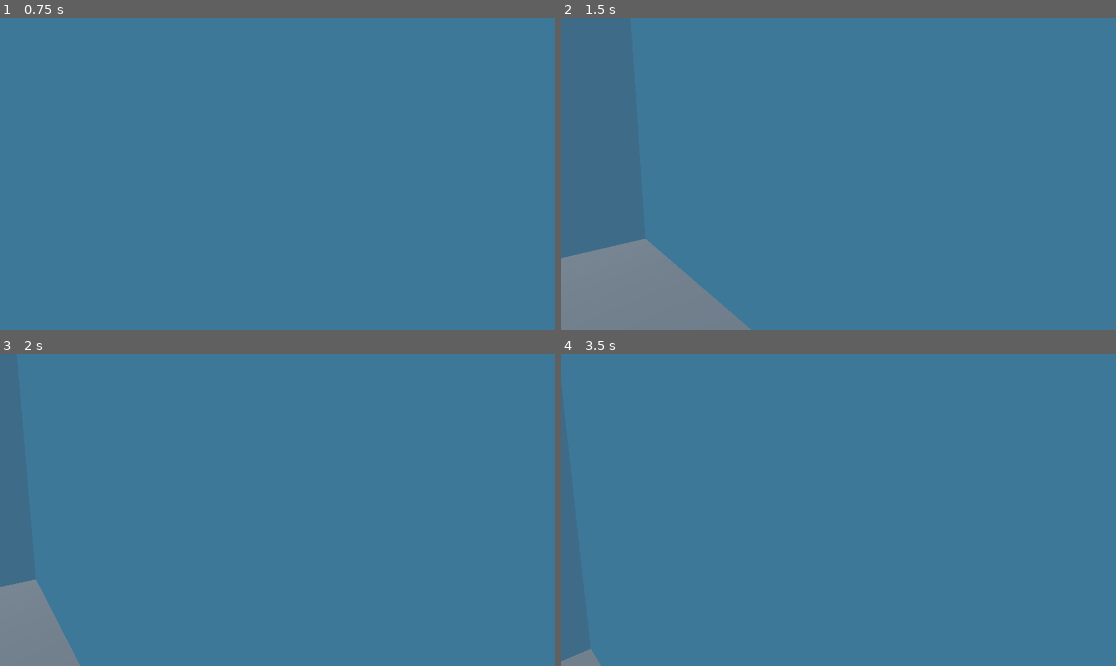
Above: before the commit, frames 1-4 (two rows, left to right).
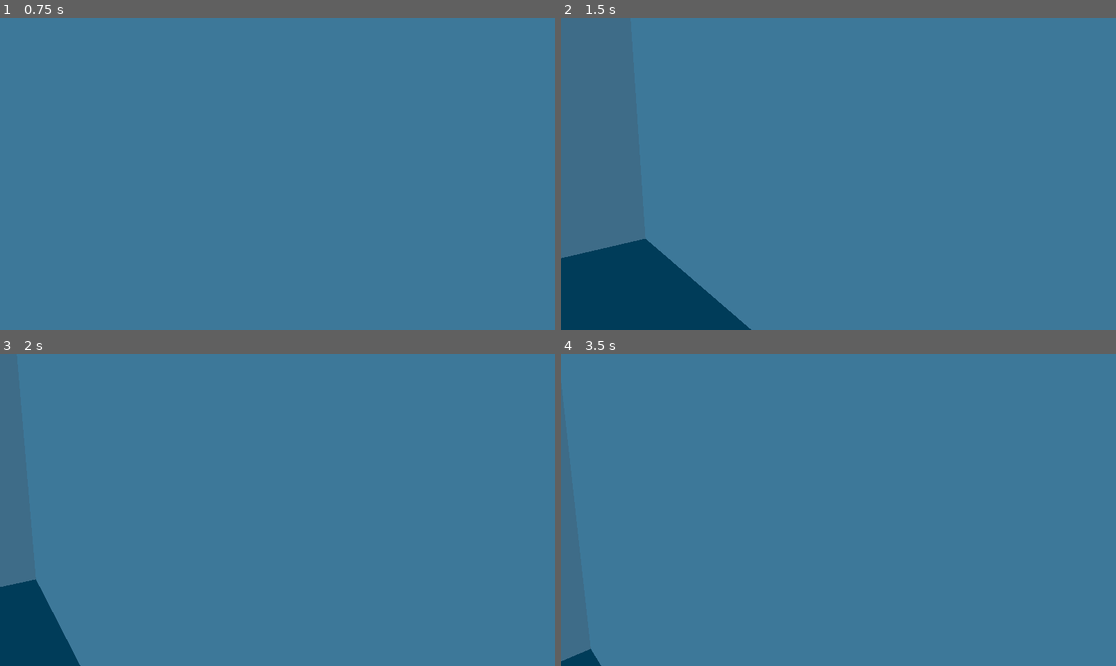
Above: after the commit, the same moments.

Repository: Clovers7/reset
Game: Godot game, scene res://Scenes/main.tscn
The game is run twice, just before and just after one commit, with the same random seed, the same clock (stepped at 60 frames per second) and the same inputs.
Inputs (mouse positions are in pixels of both pictures, inside the frame that each line leads up to):
- Up to frame 1 (0.75 s): tap Enter (ui_accept) at 0.5 s; move the mouse to (399, 158) at 0.52 s; hold D (right) from 0.53 s (still down); click (399, 158) at 0.67 s
- Up to frame 2 (1.5 s): tap Enter (ui_accept) at 0.77, 1.25 s; move the mouse to (810, 174) at 1.27 s; release D (right) at 1.28 s; hold W (up) from 1.28 s (still down)
- Up to frame 3 (2 s): keep holding W (up); tap Enter (ui_accept) at 1.52 s
- Up to frame 4 (3.5 s): keep holding W (up); move the mouse to (849, 503) at 2.02 s; tap Enter (ui_accept) at 2.75, 3.02 s; move the mouse to (832, 516) at 2.77 s

Frame 1 is identical in both runs. In frame 2, 6.8% of the frame differs, in the area x 0-35%, y 70-100%; in frame 3, 2.8%; in frame 4, 0.2%.

Commit message:
Changes and Additions such as roof and light fixes

Diff:
--- a/huht/Scenes/main.tscn
+++ b/huht/Scenes/main.tscn
@@ -20,31 +20,27 @@
 
 [node name="Main" type="Node"]
 
-[node name="Ground_S" parent="." instance=ExtResource("1_nhvby")]
+[node name="Walls ETC" type="Node" parent="."]
 
-[node name="Wall_S" parent="." instance=ExtResource("2_i2bc4")]
+[node name="Ground_S" parent="Walls ETC" instance=ExtResource("1_nhvby")]
+
+[node name="Wall_S" parent="Walls ETC" instance=ExtResource("2_i2bc4")]
 transform = Transform3D(1, 0, 0, 0, 1, 0, 0, 0, 1, -5.03109, 5.93741, 0)
 
-[node name="Wall_S2" parent="." instance=ExtResource("2_i2bc4")]
+[node name="Wall_S2" parent="Walls ETC" instance=ExtResource("2_i2bc4")]
 transform = Transform3D(1, 0, 0, 0, 1, 0, 0, 0, 1, 4.90224, 5.93741, 0)
 
-[node name="Wall_S3" parent="." instance=ExtResource("2_i2bc4")]
+[node name="Wall_S3" parent="Walls ETC" instance=ExtResource("2_i2bc4")]
 transform = Transform3D(-4.37114e-08, 0, 1, 0, 1, 0, -1, 0, -4.37114e-08, 0, 5.937, -5)
 
-[node name="Wall_S_Next" parent="." instance=ExtResource("3_502wr")]
+[node name="Wall_S_Next" parent="Walls ETC" instance=ExtResource("3_502wr")]
 transform = Transform3D(1, 0, 0, 0, 1, 0, 0, 0, 1, -0.0503149, 5.96759, 4.94322)
+
+[node name="Roof" parent="Walls ETC" instance=ExtResource("5_xmst4")]
+transform = Transform3D(1, 0, 0, 0, 1, 0, 0, 0, 1, -0.0616983, 11.923, -0.0192384)
 
 [node name="Player" parent="." instance=ExtResource("4_4nveo")]
 transform = Transform3D(1, 0, 0, 0, 1, 0, 0, 0, 1, 0.12094, 1.43338, -2.78607)
 
-[node name="Roof" parent="." instance=ExtResource("5_xmst4")]
-transform = Transform3D(1, 0, 0, 0, 1, 0, 0, 0, 1, -0.0616983, 11.923, -0.0192384)
-
-[node name="DirectionalLight3D" type="DirectionalLight3D" parent="."]
-transform = Transform3D(1, 0, 0, 0, -0.707107, 0.707107, 0, -0.707107, -0.707107, 0, 19.0437, -3.53447)
-light_energy = 1.646
-directional_shadow_split_1 = 0.191
-directional_shadow_max_distance = 143.9
-
 [node name="WorldEnvironment" type="WorldEnvironment" parent="."]
 environment = SubResource("Environment_j8ngf")
--- a/huht/Scenes/roof.tscn
+++ b/huht/Scenes/roof.tscn
@@ -1,11 +1,11 @@
-[gd_scene format=3 uid="uid://cjio56703dal1"]
+[gd_scene load_steps=2 format=3 uid="uid://cjio56703dal1"]
+
+[sub_resource type="StandardMaterial3D" id="StandardMaterial3D_n2rvo"]
+albedo_color = Color(0.847059, 0.313726, 0.0235294, 1)
 
 [node name="Roof" type="Node3D"]
 
 [node name="Roof" type="CSGBox3D" parent="."]
+material_override = SubResource("StandardMaterial3D_n2rvo")
 use_collision = true
 size = Vector3(11, 0.1, 11)
-
-[node name="Hole" type="CSGBox3D" parent="Roof"]
-operation = 2
-size = Vector3(7.71199, 0.290194, 6.98307)
